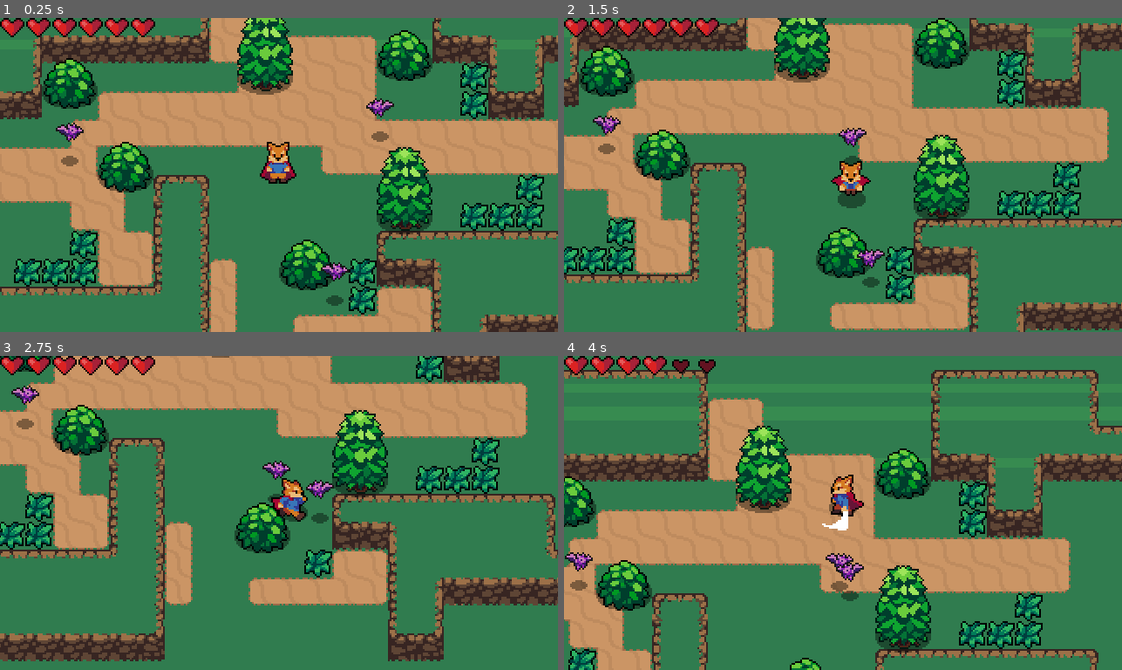
Above: before the commit, frames 1-4 (two rows, left to right).
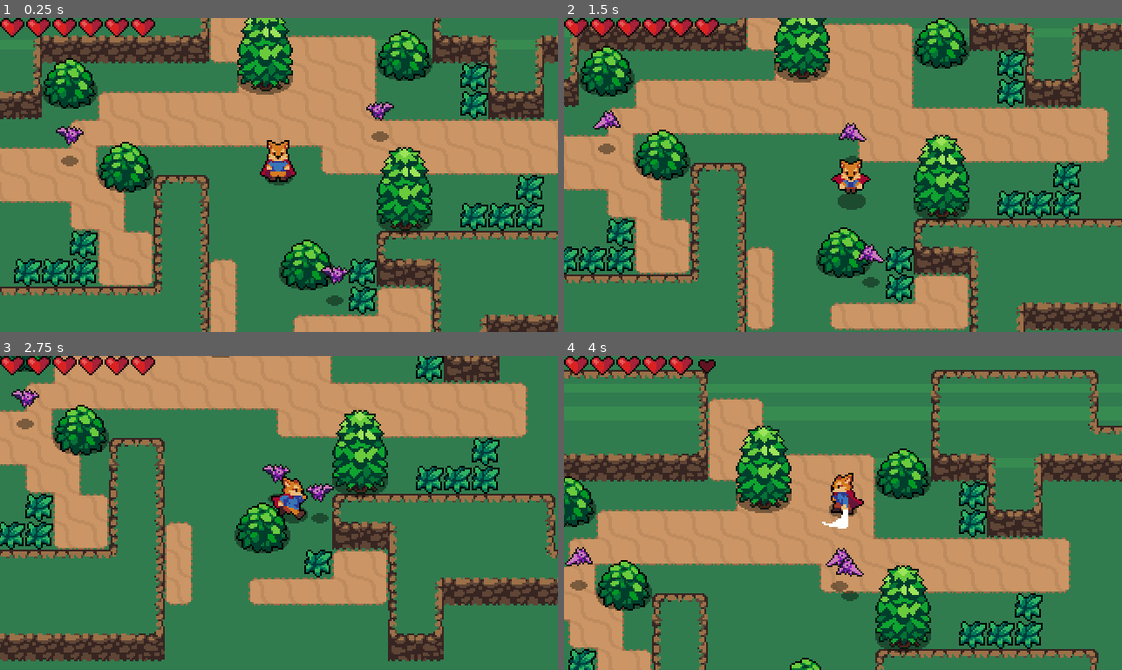
Above: after the commit, the same moments.

Repository: dohaicuong/godot_action_rpg
Game: Godot game, scene res://World.tscn
Same seed, same stepped clock (60 frames per second), same inputs: the game is played once before the commit and once after it.
Inputs:
- Up to frame 1 (0.25 s): no input
- Up to frame 2 (1.5 s): hold Right (ui_right) 0.53-1.28 s; tap J (attack) at 0.6 s; hold Down (ui_down) from 1.28 s (still down); tap Shift (roll) at 1.35 s
- Up to frame 3 (2.75 s): release Down (ui_down) at 2.03 s; hold Right (ui_right) from 2.03 s (still down); tap J (attack) at 2.1 s
- Up to frame 4 (4 s): release Right (ui_right) at 2.78 s; hold Up (ui_up) 2.78-3.53 s; tap Shift (roll) at 2.85 s; hold Left (ui_left) from 3.53 s (still down); tap J (attack) at 3.6 s

The runs differ from the first frame. In frame 1, 0.9% of the frame differs, in the area x 10-71%, y 25-85%; in frame 2, 1.0%; in frame 3, 0.9%; in frame 4, 1.1%, in the area x 0-54%, y 0-72%.

Commit message:
some more

Diff:
--- /dev/null
+++ b/Camera2D.tscn
@@ -0,0 +1,18 @@
+[gd_scene format=2]
+
+[node name="Camera2D" type="Camera2D"]
+position = Vector2( 160, 90 )
+current = true
+process_mode = 0
+limit_left = -200
+limit_top = -200
+limit_right = 500
+limit_bottom = 500
+smoothing_enabled = true
+
+[node name="Limits" type="Node" parent="."]
+
+[node name="TopLeft" type="Position2D" parent="Limits"]
+
+[node name="BottomRight" type="Position2D" parent="Limits"]
+position = Vector2( 320, 180 )
--- a/Effects/effect.gd
+++ b/Effects/effect.gd
@@ -1,6 +1,7 @@
 extends AnimatedSprite
 
 func _ready():
+	# warning-ignore:return_value_discarded
 	connect("animation_finished", self, "_on_animation_finished")
 	play('animate')
 
--- a/Effects/enemy_death_effect.tscn
+++ b/Effects/enemy_death_effect.tscn
@@ -1,7 +1,8 @@
-[gd_scene load_steps=14 format=2]
+[gd_scene load_steps=15 format=2]
 
 [ext_resource path="res://Effects/effect.gd" type="Script" id=1]
 [ext_resource path="res://Effects/EnemyDeathEffect.png" type="Texture" id=2]
+[ext_resource path="res://Music and Sounds/EnemyDie.wav" type="AudioStream" id=3]
 
 [sub_resource type="AtlasTexture" id=1]
 atlas = ExtResource( 2 )
@@ -56,3 +57,7 @@
 animation = "animate"
 offset = Vector2( 0, -8 )
 script = ExtResource( 1 )
+
+[node name="AudioStreamPlayer" type="AudioStreamPlayer" parent="."]
+stream = ExtResource( 3 )
+autoplay = true
--- a/Effects/hit_effect.tscn
+++ b/Effects/hit_effect.tscn
@@ -1,7 +1,8 @@
-[gd_scene load_steps=6 format=2]
+[gd_scene load_steps=7 format=2]
 
 [ext_resource path="res://Effects/HitEffect.png" type="Texture" id=1]
 [ext_resource path="res://Effects/effect.gd" type="Script" id=2]
+[ext_resource path="res://Music and Sounds/Hit.wav" type="AudioStream" id=3]
 
 [sub_resource type="AtlasTexture" id=1]
 atlas = ExtResource( 1 )
@@ -24,3 +25,7 @@
 animation = "animate"
 offset = Vector2( 0, -8 )
 script = ExtResource( 2 )
+
+[node name="AudioStreamPlayer" type="AudioStreamPlayer" parent="."]
+stream = ExtResource( 3 )
+autoplay = true
--- a/Enemies/bat.gd
+++ b/Enemies/bat.gd
@@ -22,6 +22,7 @@
 onready var hurtbox = $hurtbox
 onready var softCollision = $SoftCollision
 onready var wanderController = $WanderController
+onready var animationPlayer = $AnimationPlayer
 
 func _ready():
 	state = pick_random_state([IDLE, WANDER])
@@ -75,6 +76,7 @@
 	stats.health -= area.damage
 	knockback = area.knockback_vector * 120
 	hurtbox.create_hit_effect()
+	hurtbox.start_invincibility(0.4)
 
 func _on_stats_on_no_health():
 	queue_free()
@@ -82,3 +84,9 @@
 	var enemyDeathEffect = enemy_deadth_effect.instance()
 	get_parent().add_child(enemyDeathEffect)
 	enemyDeathEffect.position = global_position
+
+func _on_hurtbox_invincibility_started():
+	animationPlayer.play("start")
+
+func _on_hurtbox_invincibility_ended():
+	animationPlayer.play("stop")
--- a/Enemies/bat.tscn
+++ b/Enemies/bat.tscn
@@ -9,6 +9,12 @@
 [ext_resource path="res://hitboxes/hitbox.tscn" type="PackedScene" id=7]
 [ext_resource path="res://hitboxes/SoftCollision.tscn" type="PackedScene" id=8]
 [ext_resource path="res://Enemies/WanderController.tscn" type="PackedScene" id=9]
+[ext_resource path="res://white_color_shader.tres" type="Shader" id=10]
+
+[sub_resource type="ShaderMaterial" id=12]
+resource_local_to_scene = true
+shader = ExtResource( 10 )
+shader_param/active = false
 
 [sub_resource type="AtlasTexture" id=1]
 atlas = ExtResource( 2 )
@@ -55,14 +61,64 @@
 [sub_resource type="CircleShape2D" id=11]
 radius = 3.16228
 
+[sub_resource type="Animation" id=13]
+length = 0.001
+tracks/0/type = "value"
+tracks/0/path = NodePath("bat:material:shader_param/active")
+tracks/0/interp = 1
+tracks/0/loop_wrap = true
+tracks/0/imported = false
+tracks/0/enabled = true
+tracks/0/keys = {
+"times": PoolRealArray( 0 ),
+"transitions": PoolRealArray( 1 ),
+"update": 0,
+"values": [ false ]
+}
+
+[sub_resource type="Animation" id=14]
+resource_name = "start"
+length = 0.2
+loop = true
+tracks/0/type = "value"
+tracks/0/path = NodePath("bat:material:shader_param/active")
+tracks/0/interp = 1
+tracks/0/loop_wrap = true
+tracks/0/imported = false
+tracks/0/enabled = true
+tracks/0/keys = {
+"times": PoolRealArray( 0, 0.1 ),
+"transitions": PoolRealArray( 1, 1 ),
+"update": 1,
+"values": [ true, false ]
+}
+
+[sub_resource type="Animation" id=15]
+resource_name = "stop"
+length = 0.1
+tracks/0/type = "value"
+tracks/0/path = NodePath("bat:material:shader_param/active")
+tracks/0/interp = 1
+tracks/0/loop_wrap = true
+tracks/0/imported = false
+tracks/0/enabled = true
+tracks/0/keys = {
+"times": PoolRealArray( 0 ),
+"transitions": PoolRealArray( 1 ),
+"update": 1,
+"values": [ false ]
+}
+
 [node name="bat" type="KinematicBody2D"]
 collision_layer = 16
 collision_mask = 3
 script = ExtResource( 4 )
 
 [node name="bat" type="AnimatedSprite" parent="."]
+material = SubResource( 12 )
 frames = SubResource( 6 )
 animation = "fly"
+frame = 1
 playing = true
 offset = Vector2( 0, -12 )
 
@@ -104,7 +160,14 @@
 
 [node name="WanderController" parent="." instance=ExtResource( 9 )]
 
+[node name="AnimationPlayer" type="AnimationPlayer" parent="."]
+anims/RESET = SubResource( 13 )
+anims/start = SubResource( 14 )
+anims/stop = SubResource( 15 )
+
 [connection signal="area_entered" from="hurtbox" to="." method="_on_hurtbox_area_entered"]
+[connection signal="invincibility_ended" from="hurtbox" to="." method="_on_hurtbox_invincibility_ended"]
+[connection signal="invincibility_started" from="hurtbox" to="." method="_on_hurtbox_invincibility_started"]
 [connection signal="on_no_health" from="stats" to="." method="_on_stats_on_no_health"]
 
 [editable path="hurtbox"]
--- a/Player/Player.gd
+++ b/Player/Player.gd
@@ -1,4 +1,6 @@
 extends KinematicBody2D
+
+const PlayerHurtSound = preload("res://Player/PlayerHurtSound.tscn")
 
 const ACCELERATION = 10
 const MAX_SPEED = 100
@@ -18,6 +20,7 @@
 
 onready var animationPlayer = $AnimationPlayer
 onready var animationTree = $AnimationTree
+onready var blinkAnimationPlayer = $BlinkAnimationPlayer
 onready var animationState = animationTree.get('parameters/playback')
 onready var swordHitbox = $hitbox_pivot/sword_hitbox
 onready var hurtbox = $hurtbox
@@ -90,7 +93,17 @@
 func on_roll_animation_finished():
 	state = MOVE
 
-func _on_hurtbox_area_entered(_area):
-	stats.health -= 1
-	hurtbox.start_invincibility(0.5)
+func _on_hurtbox_area_entered(area):
+	stats.health -= area.damage
+	hurtbox.start_invincibility(0.6)
 	hurtbox.create_hit_effect()
+	var playerHurtSound = PlayerHurtSound.instance()
+	get_tree().current_scene.add_child(playerHurtSound)
+
+
+func _on_hurtbox_invincibility_started():
+	blinkAnimationPlayer.play("Start")
+
+
+func _on_hurtbox_invincibility_ended():
+	blinkAnimationPlayer.play("Stop")
--- a/Player/Player.tscn
+++ b/Player/Player.tscn
@@ -6,6 +6,13 @@
 [ext_resource path="res://Player/sword_hitbox.gd" type="Script" id=4]
 [ext_resource path="res://hitboxes/hurtbox.tscn" type="PackedScene" id=5]
 [ext_resource path="res://Shadows/MediumShadow.png" type="Texture" id=6]
+[ext_resource path="res://Music and Sounds/Swipe.wav" type="AudioStream" id=7]
+[ext_resource path="res://Music and Sounds/Evade.wav" type="AudioStream" id=8]
+[ext_resource path="res://white_color_shader.tres" type="Shader" id=9]
+
+[sub_resource type="ShaderMaterial" id=49]
+shader = ExtResource( 9 )
+shader_param/active = false
 
 [sub_resource type="CapsuleShape2D" id=1]
 radius = 5.0
@@ -91,6 +98,20 @@
 "update": 1,
 "values": [ false, true ]
 }
+tracks/4/type = "audio"
+tracks/4/path = NodePath("AudioStreamPlayer")
+tracks/4/interp = 1
+tracks/4/loop_wrap = true
+tracks/4/imported = false
+tracks/4/enabled = true
+tracks/4/keys = {
+"clips": [ {
+"end_offset": 0.0,
+"start_offset": 0.0,
+"stream": ExtResource( 7 )
+} ],
+"times": PoolRealArray( 0.1 )
+}
 
 [sub_resource type="Animation" id=27]
 resource_name = "attack_left"
@@ -145,6 +166,20 @@
 "update": 1,
 "values": [ false, true ]
 }
+tracks/4/type = "audio"
+tracks/4/path = NodePath("AudioStreamPlayer")
+tracks/4/interp = 1
+tracks/4/loop_wrap = true
+tracks/4/imported = false
+tracks/4/enabled = true
+tracks/4/keys = {
+"clips": [ {
+"end_offset": 0.0,
+"start_offset": 0.0,
+"stream": ExtResource( 7 )
+} ],
+"times": PoolRealArray( 0.1 )
+}
 
 [sub_resource type="Animation" id=28]
 resource_name = "attack_right"
@@ -199,6 +234,20 @@
 "update": 1,
 "values": [ false, true ]
 }
+tracks/4/type = "audio"
+tracks/4/path = NodePath("AudioStreamPlayer")
+tracks/4/interp = 1
+tracks/4/loop_wrap = true
+tracks/4/imported = false
+tracks/4/enabled = true
+tracks/4/keys = {
+"clips": [ {
+"end_offset": 0.0,
+"start_offset": 0.0,
+"stream": ExtResource( 7 )
+} ],
+"times": PoolRealArray( 0.1 )
+}
 
 [sub_resource type="Animation" id=25]
 resource_name = "attack_up"
@@ -253,6 +302,20 @@
 "update": 1,
 "values": [ false, true ]
 }
+tracks/4/type = "audio"
+tracks/4/path = NodePath("AudioStreamPlayer")
+tracks/4/interp = 1
+tracks/4/loop_wrap = true
+tracks/4/imported = false
+tracks/4/enabled = true
+tracks/4/keys = {
+"clips": [ {
+"end_offset": 0.0,
+"start_offset": 0.0,
+"stream": ExtResource( 7 )
+} ],
+"times": PoolRealArray( 0.1 )
+}
 
 [sub_resource type="Animation" id=3]
 resource_name = "idle_down"
@@ -351,6 +414,20 @@
 "method": "on_roll_animation_finished"
 } ]
 }
+tracks/2/type = "audio"
+tracks/2/path = NodePath("AudioStreamPlayer")
+tracks/2/interp = 1
+tracks/2/loop_wrap = true
+tracks/2/imported = false
+tracks/2/enabled = true
+tracks/2/keys = {
+"clips": [ {
+"end_offset": 0.0,
+"start_offset": 0.0,
+"stream": ExtResource( 8 )
+} ],
+"times": PoolRealArray( 0.1 )
+}
 
 [sub_resource type="Animation" id=38]
 resource_name = "roll_left"
@@ -381,6 +458,20 @@
 "method": "on_roll_animation_finished"
 } ]
 }
+tracks/2/type = "audio"
+tracks/2/path = NodePath("AudioStreamPlayer")
+tracks/2/interp = 1
+tracks/2/loop_wrap = true
+tracks/2/imported = false
+tracks/2/enabled = true
+tracks/2/keys = {
+"clips": [ {
+"end_offset": 0.0,
+"start_offset": 0.0,
+"stream": ExtResource( 8 )
+} ],
+"times": PoolRealArray( 0.1 )
+}
 
 [sub_resource type="Animation" id=39]
 resource_name = "roll_right"
@@ -411,6 +502,20 @@
 "method": "on_roll_animation_finished"
 } ]
 }
+tracks/2/type = "audio"
+tracks/2/path = NodePath("AudioStreamPlayer")
+tracks/2/interp = 1
+tracks/2/loop_wrap = true
+tracks/2/imported = false
+tracks/2/enabled = true
+tracks/2/keys = {
+"clips": [ {
+"end_offset": 0.0,
+"start_offset": 0.0,
+"stream": ExtResource( 8 )
+} ],
+"times": PoolRealArray( 0.1 )
+}
 
 [sub_resource type="Animation" id=40]
 resource_name = "roll_up"
@@ -440,6 +545,20 @@
 "args": [  ],
 "method": "on_roll_animation_finished"
 } ]
+}
+tracks/2/type = "audio"
+tracks/2/path = NodePath("AudioStreamPlayer")
+tracks/2/interp = 1
+tracks/2/loop_wrap = true
+tracks/2/imported = false
+tracks/2/enabled = true
+tracks/2/keys = {
+"clips": [ {
+"end_offset": 0.0,
+"start_offset": 0.0,
+"stream": ExtResource( 8 )
+} ],
+"times": PoolRealArray( 0.1 )
 }
 
 [sub_resource type="Animation" id=7]
@@ -641,20 +760,74 @@
 radius = 5.0
 height = 6.0
 
+[sub_resource type="Animation" id=50]
+resource_name = "Blink"
+
+[sub_resource type="Animation" id=53]
+length = 0.001
+tracks/0/type = "value"
+tracks/0/path = NodePath("Sprite:material:shader_param/active")
+tracks/0/interp = 1
+tracks/0/loop_wrap = true
+tracks/0/imported = false
+tracks/0/enabled = true
+tracks/0/keys = {
+"times": PoolRealArray( 0 ),
+"transitions": PoolRealArray( 1 ),
+"update": 0,
+"values": [ false ]
+}
+
+[sub_resource type="Animation" id=51]
+resource_name = "Start"
+length = 0.2
+loop = true
+tracks/0/type = "value"
+tracks/0/path = NodePath("Sprite:material:shader_param/active")
+tracks/0/interp = 1
+tracks/0/loop_wrap = true
+tracks/0/imported = false
+tracks/0/enabled = true
+tracks/0/keys = {
+"times": PoolRealArray( 0, 0.1 ),
+"transitions": PoolRealArray( 1, 1 ),
+"update": 1,
+"values": [ true, false ]
+}
+
+[sub_resource type="Animation" id=52]
+resource_name = "Stop"
+length = 0.1
+tracks/0/type = "value"
+tracks/0/path = NodePath("Sprite:material:shader_param/active")
+tracks/0/interp = 1
+tracks/0/loop_wrap = true
+tracks/0/imported = false
+tracks/0/enabled = true
+tracks/0/keys = {
+"times": PoolRealArray( 0 ),
+"transitions": PoolRealArray( 1 ),
+"update": 1,
+"values": [ false ]
+}
+
 [node name="Player" type="KinematicBody2D"]
 collision_layer = 2
 script = ExtResource( 1 )
 
 [node name="Shadow" type="Sprite" parent="."]
 texture = ExtResource( 6 )
+offset = Vector2( 0, 1 )
 
 [node name="Sprite" type="Sprite" parent="."]
-position = Vector2( 0, -8 )
+material = SubResource( 49 )
+position = Vector2( 0, -9 )
 texture = ExtResource( 2 )
 hframes = 60
 frame = 2
 
 [node name="CollisionShape2D" type="CollisionShape2D" parent="."]
+visible = false
 rotation = 1.5708
 shape = SubResource( 1 )
 
@@ -688,7 +861,7 @@
 
 [node name="hitbox_pivot" type="Position2D" parent="."]
 position = Vector2( 0, -4 )
-rotation = 1.5708
+rotation = -1.5708
 __meta__ = {
 "_gizmo_extents_": 8.0
 }
@@ -699,6 +872,7 @@
 script = ExtResource( 4 )
 
 [node name="CollisionShape2D" parent="hitbox_pivot/sword_hitbox" index="0"]
+visible = false
 shape = SubResource( 36 )
 disabled = true
 
@@ -706,10 +880,22 @@
 collision_layer = 4
 
 [node name="CollisionShape2D" parent="hurtbox" index="0"]
+visible = false
 position = Vector2( 0, -6 )
 shape = SubResource( 48 )
 
+[node name="AudioStreamPlayer" type="AudioStreamPlayer" parent="."]
+stream = ExtResource( 7 )
+
+[node name="BlinkAnimationPlayer" type="AnimationPlayer" parent="."]
+anims/Blink = SubResource( 50 )
+anims/RESET = SubResource( 53 )
+anims/Start = SubResource( 51 )
+anims/Stop = SubResource( 52 )
+
 [connection signal="area_entered" from="hurtbox" to="." method="_on_hurtbox_area_entered"]
+[connection signal="invincibility_ended" from="hurtbox" to="." method="_on_hurtbox_invincibility_ended"]
+[connection signal="invincibility_started" from="hurtbox" to="." method="_on_hurtbox_invincibility_started"]
 
 [editable path="hitbox_pivot/sword_hitbox"]
 [editable path="hurtbox"]
--- /dev/null
+++ b/Player/PlayerHurtSound.gd
@@ -0,0 +1,5 @@
+extends AudioStreamPlayer
+
+func _ready():
+	# warning-ignore:return_value_discarded
+	connect("finished", self, "queue_free")
--- /dev/null
+++ b/Player/PlayerHurtSound.tscn
@@ -0,0 +1,9 @@
+[gd_scene load_steps=3 format=2]
+
+[ext_resource path="res://Music and Sounds/Hurt.wav" type="AudioStream" id=1]
+[ext_resource path="res://Player/PlayerHurtSound.gd" type="Script" id=2]
+
+[node name="PlayerHurtSound" type="AudioStreamPlayer"]
+stream = ExtResource( 1 )
+autoplay = true
+script = ExtResource( 2 )
--- a/UI/HealthUI.gd
+++ b/UI/HealthUI.gd
@@ -20,5 +20,7 @@
 func _ready():
 	self.max_hearts = PlayerStats.max_health
 	self.hearts = PlayerStats.health
+	# warning-ignore:return_value_discarded
 	PlayerStats.connect("on_health_changed", self, "set_hearts")
+	# warning-ignore:return_value_discarded
 	PlayerStats.connect("on_max_health_changed", self, "set_max_hearts")
--- a/World.tscn
+++ b/World.tscn
@@ -9,6 +9,7 @@
 [ext_resource path="res://Enemies/bat.tscn" type="PackedScene" id=7]
 [ext_resource path="res://UI/HealthUI.tscn" type="PackedScene" id=8]
 [ext_resource path="res://World/Tree.tscn" type="PackedScene" id=9]
+[ext_resource path="res://Camera2D.tscn" type="PackedScene" id=10]
 
 [sub_resource type="TileSet" id=1]
 0/name = "DirtTileset.png 0"
@@ -506,11 +507,8 @@
 format = 1
 tile_data = PoolIntArray( -1, 0, 0, -65536, 0, 1, -65535, 0, 1, -65534, 0, 1, -65533, 0, 2, -65528, 0, 0, -65527, 0, 1, …(556 unchanged characters)…
 
-[node name="Camera2D" type="Camera2D" parent="."]
+[node name="Camera2D" parent="." instance=ExtResource( 10 )]
 position = Vector2( 168, 96 )
-current = true
-process_mode = 0
-smoothing_enabled = true
 
 [node name="YSort" type="YSort" parent="."]
 
--- a/hitboxes/hurtbox.gd
+++ b/hitboxes/hurtbox.gd
@@ -5,8 +5,9 @@
 const hit_effect = preload("res://Effects/hit_effect.tscn")
 
 onready var timer = $Timer
+onready var collisionShape = $CollisionShape2D
+
 var invincible = false setget set_invincible
-
 signal invincibility_started
 signal invincibility_ended
 
@@ -29,7 +30,7 @@
 	effect.global_position = global_position
 
 func _on_hurtbox_invincibility_started():
-	set_deferred("monitorable", false)
+	collisionShape.set_deferred("disabled", true)
 
 func _on_hurtbox_invincibility_ended():
-	monitorable = true
+	collisionShape.disabled = false
--- /dev/null
+++ b/white_color_shader.tres
@@ -0,0 +1,19 @@
+[gd_resource type="Shader" format=2]
+
+[resource]
+code = "shader_type canvas_item;
+
+uniform bool active = true;
+
+void fragment() {
+	vec4 previous_color = texture(TEXTURE, UV);
+	vec4 white_color = vec4(1.0, 1.0, 1.0, previous_color.a);
+
+	vec4 new_color = previous_color;
+	if (active) {
+		new_color = white_color;
+	}
+
+	COLOR = new_color;
+}
+"
Not shown: 1 places in Enemies/bat.tscn that only renumber resources
Not shown: 1 places in Player/Player.tscn that only renumber resources
Not shown: 1 places in World.tscn that only renumber resources
